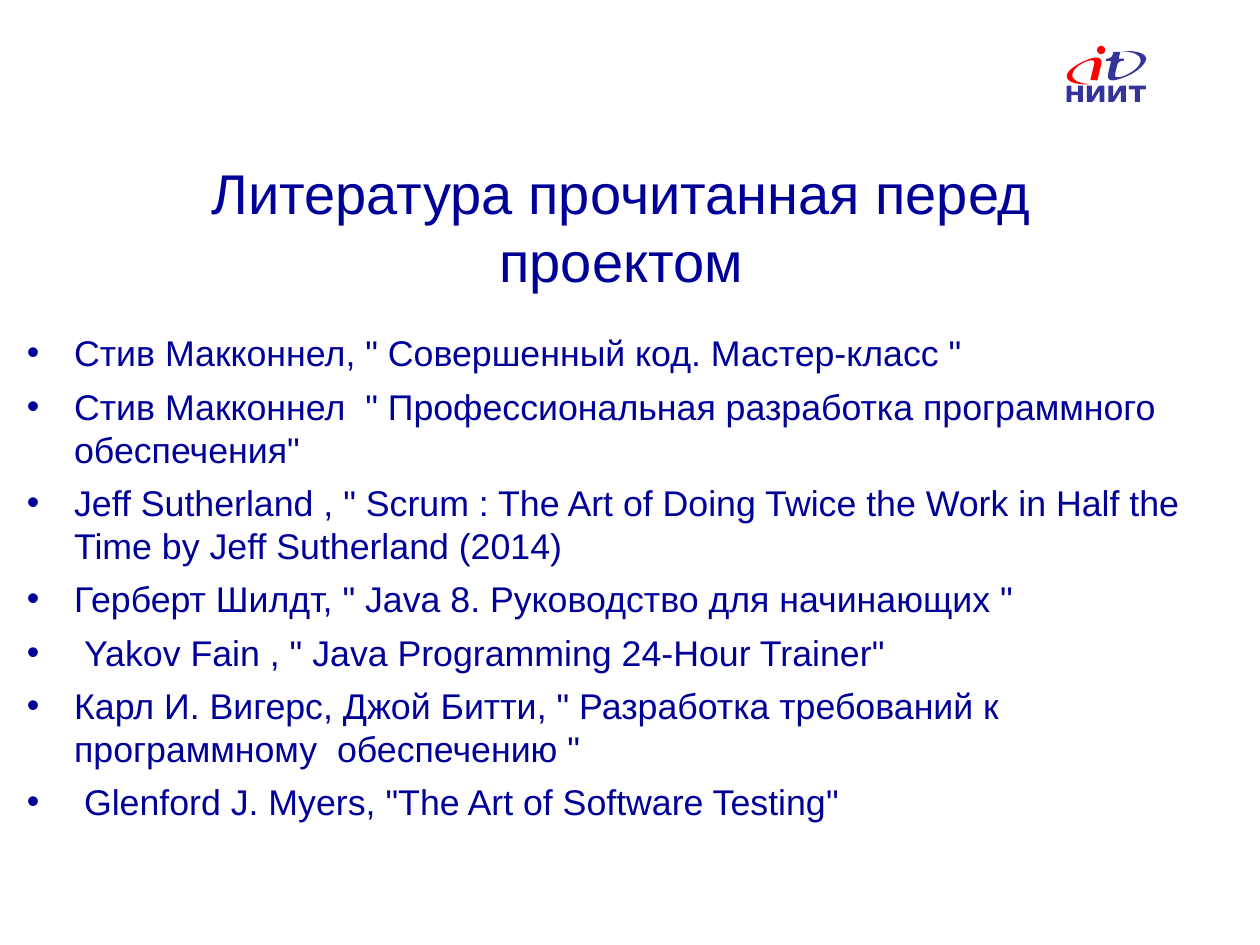
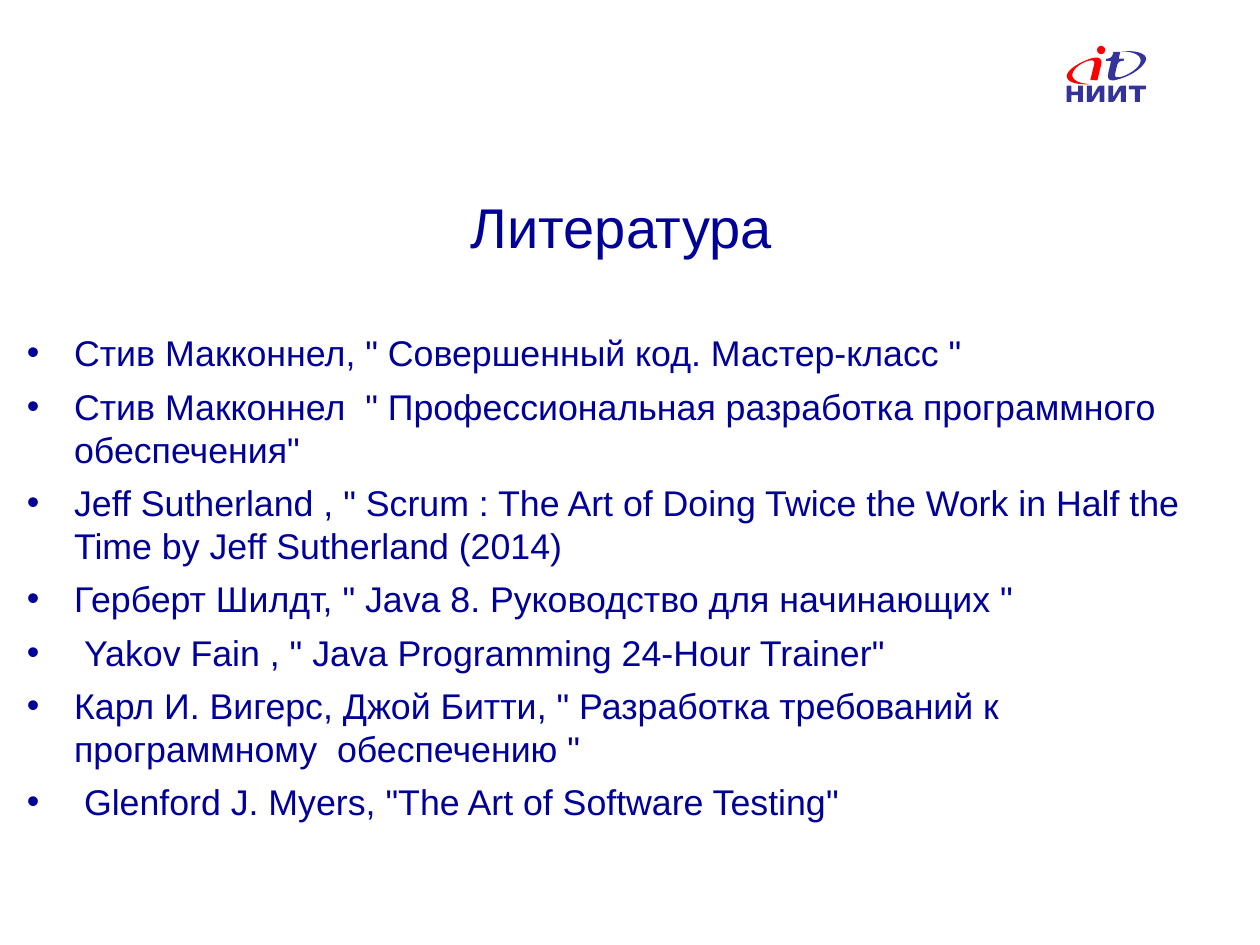
Before and after one commit to AndreyAMolkov/ProgramModelBank, a slide deck: slide 9 of BKP/molkov_bank_new.ppt (slide 8 before the commit). Drawn at 1260x945 pixels with LibreOffice and Linux fonts; fonts in the diff are those of the drawing; background and template pictures are left out. Boxes give left, top, right and bottom in pixels: in the first picture for what was removed or moved away, otherwise in the second. Text is boxed around its words. In the diff, an @@ line names an element or a change of style, - is before the commit and + after.

```diff
--- a/BKP/molkov_bank_new.ppt
+++ b/BKP/molkov_bank_new.ppt
@@ title at (471,209,772,259): text changed @@
-Литература прочитанная перед проектом
+Литература
```
Also in this commit, not shown: 3 other slides changed, 1 slide added, 3 other files.
